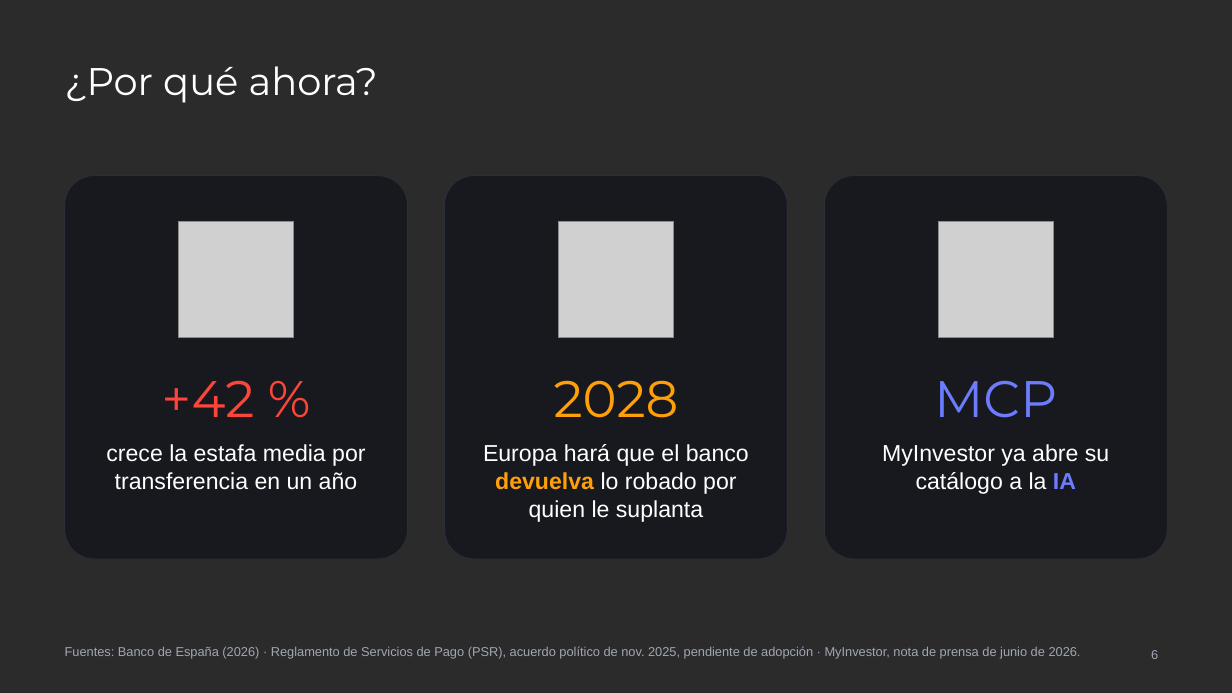
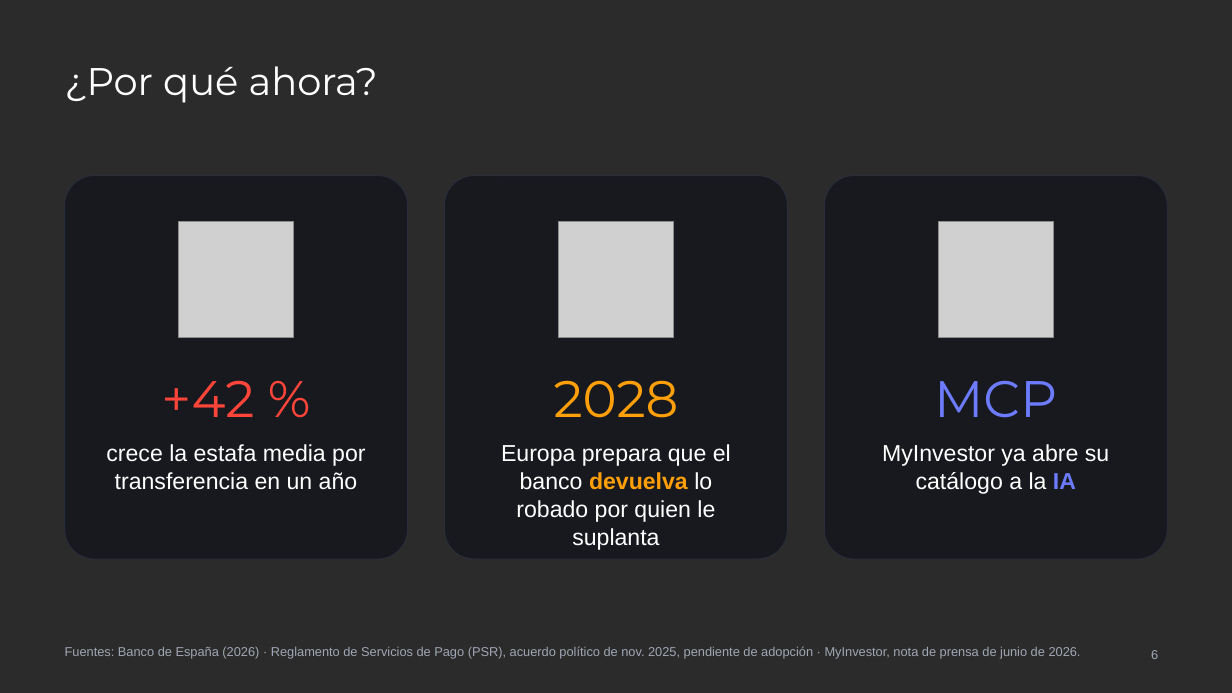
Before and after one commit to MisaelHerreraB/centinela-hackfinance, a slide deck: slide 6 of presentacion/CENTINELA_PRESENTACION_V2.pptx. Drawn at 1232x693 pixels with LibreOffice and Linux fonts; fonts in the diff are those of the drawing; grey boxes stand for pictures; background and template pictures are left out; a plain dark background stands for a picture behind light text. Boxes give left, top, right and bottom in pixels: in the first picture for what was removed or moved away, otherwise in the second. Text is boxed around its words. In the diff, an @@ line names an element or a change of style, - is before the commit and + after.

```diff
--- a/presentacion/CENTINELA_PRESENTACION_V2.pptx
+++ b/presentacion/CENTINELA_PRESENTACION_V2.pptx
@@ text at box(501, 444, 731, 522): text changed @@
-Europa hará que el banco devuelva lo robado por quien le suplanta
+Europa prepara que el banco devuelva lo robado por quien le suplanta
```
Also in this commit, not shown: 1 other slide changed, 6 other files.
